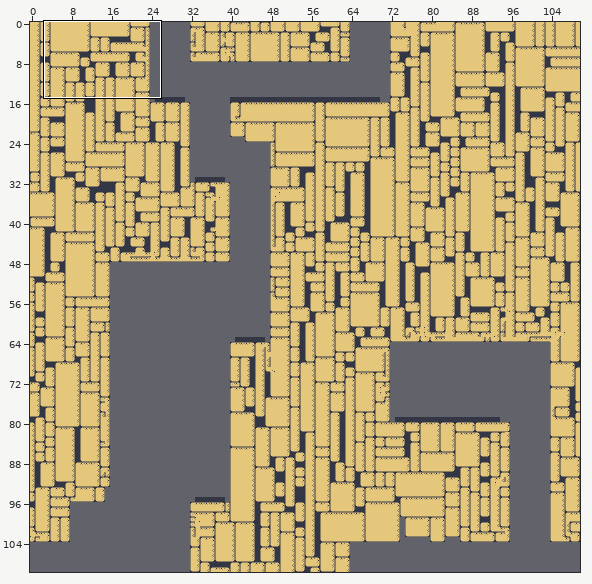
Two versions of a level (Tiled map, scratch/southwestwest.tmx). Above: a wide view before the commit, with the close-up outlined.
Close-up. Before:
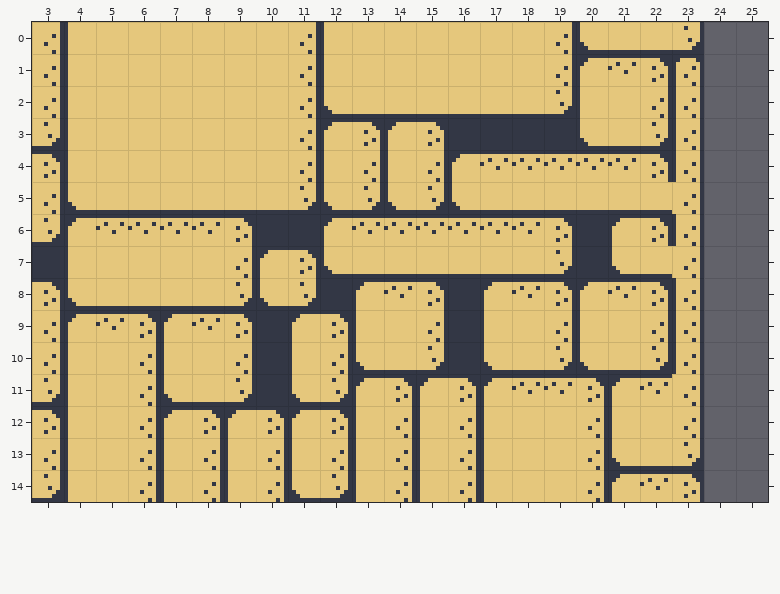
Cells are 8x8 px. Shown: x 3..25, y 0..14. The commit also changed other parts of the map, which this record leaves out.
The same view after the edit:
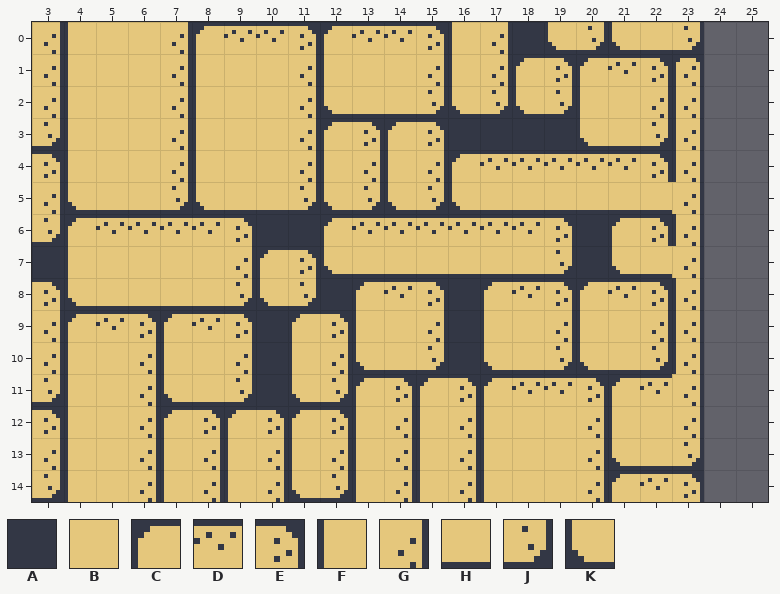
Key: from "tiles": A 1, B 2, C 8, D 9, E 10, F 11, G 12, H 15, J 16, K 18.
_ is an empty cell.
Tiles replaced or removed in this view: B, F, G, H, K.
The edit:
Changed rows in their new state; . is an unchanged cell.
Layer "Tile Layer 1":
first column x 7:
 0 GCDDECDDEFGAKJK
 1 GF......GFGCE..
 2 GF......JKJK...
 3 GF.............
 4 GF.............
 5 JK.............
Boxes around the changes in both close-ups, in picture pixels (x1, y1, x2, y2):
changed: (172, 22, 620, 210)
